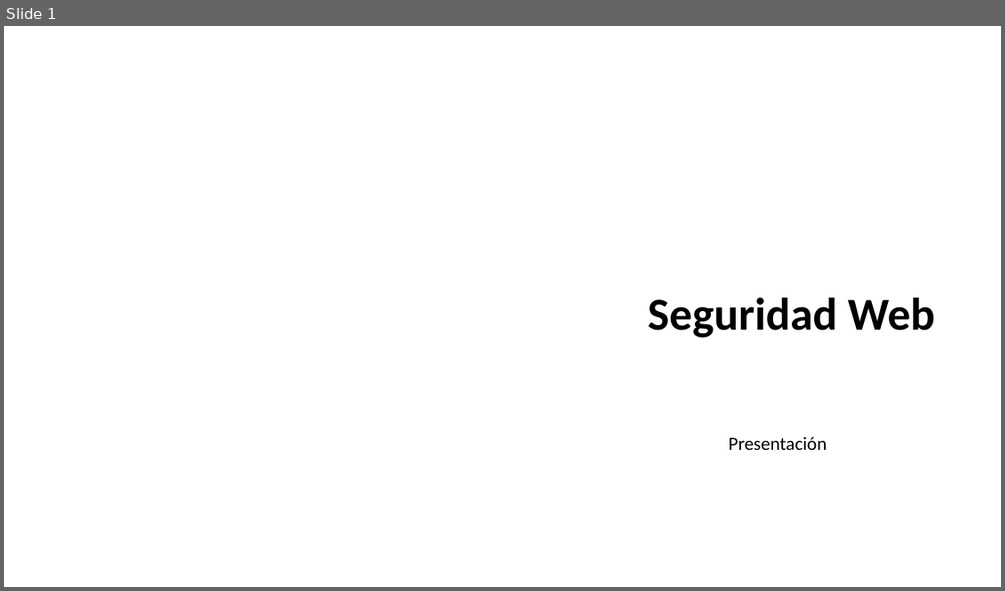
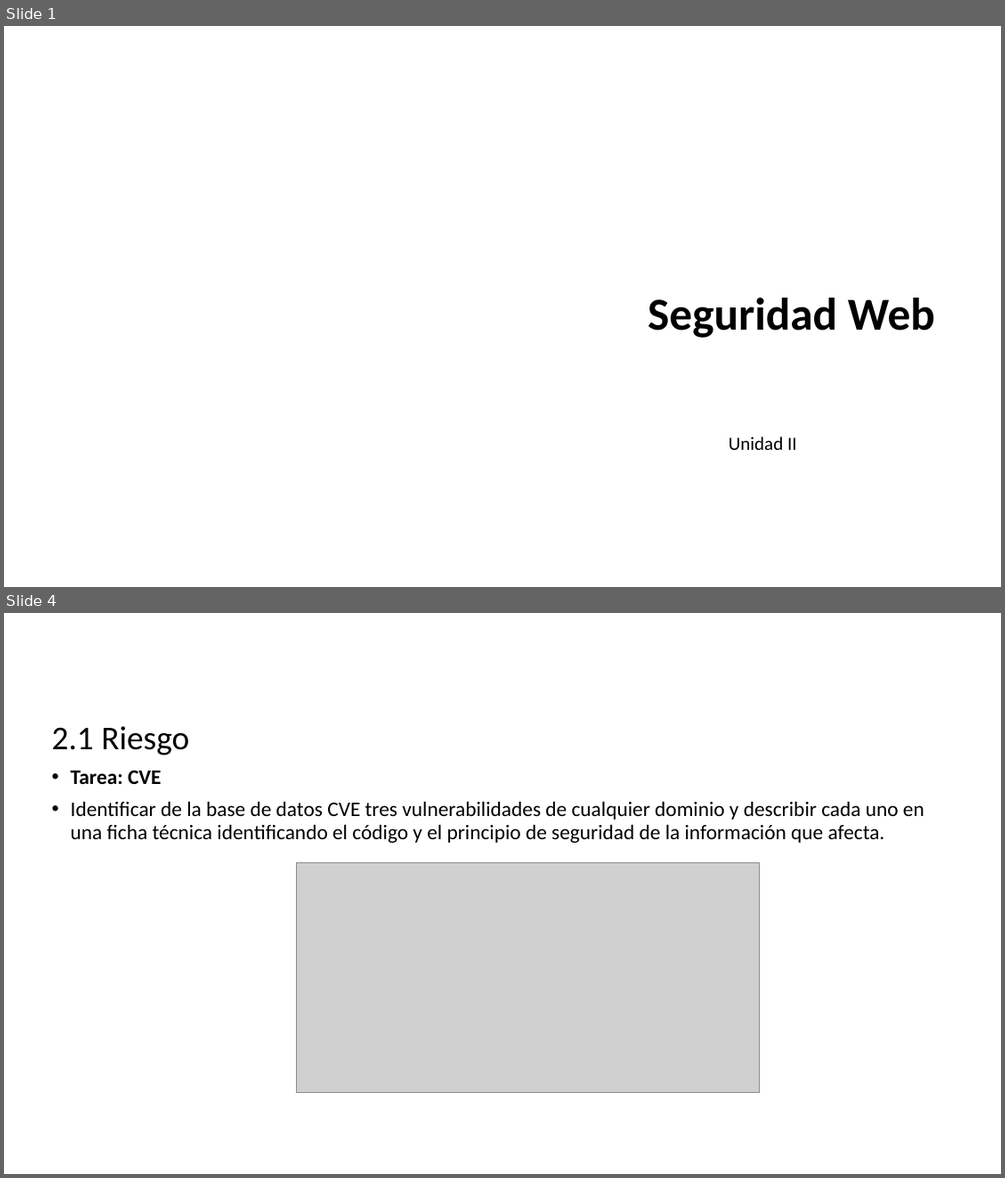
Before and after one commit to dcevallossalas/ITQ, a slide deck: Clases/Unidad2.pptx. Shown one above the other, each under a label of ours: slide 1 before the commit, slides 1 and 4 after it; the slides between them are not shown. The pictures are 1005x591 and 1005x1178 pixels, drawn with LibreOffice and Linux fonts; fonts in the diff are those of the drawing; grey boxes stand for pictures; background and template pictures are left out. Boxes give left, top, right and bottom in pixels: in the first picture for what was removed or moved away, otherwise in the second. Text is boxed around its words. In the diff, an @@ line names an element or a change of style, - is before the commit and + after.

Commit message:
Unidad 2
Unidad 2

```diff
--- a/Clases/Unidad2.pptx
+++ b/Clases/Unidad2.pptx
@@ slide 4 added at box(4, 613, 1001, 1174), background picture (left out) @@
@@ title added at box(52, 726, 189, 755), 32 pt, text #000000 @@
+2.1 Riesgo
@@ text added at box(71, 770, 924, 843), 20 pt, text #000000 @@
+• Tarea: CVE
+• Identificar de la base de datos CVE tres vulnerabilidades de cualquier dominio y describir cada uno en una ficha técnica identificando el código y el principio de seguridad de la información que afecta.
@@ picture added at box(297, 863, 760, 1093) @@
@@ slide 1 changed as well @@
@@ text at box(728, 436, 797, 450): text changed @@
-Presentación
+Unidad II
```
Also in this commit, not shown: 11 other slides added, 1 slide removed, 5 other files.
